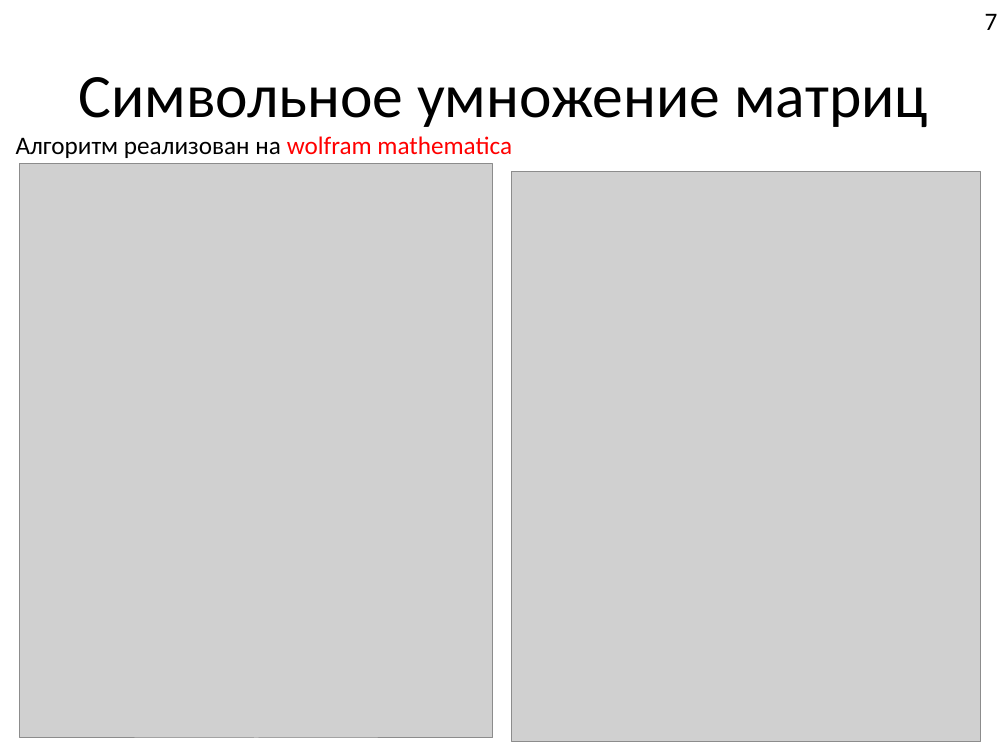
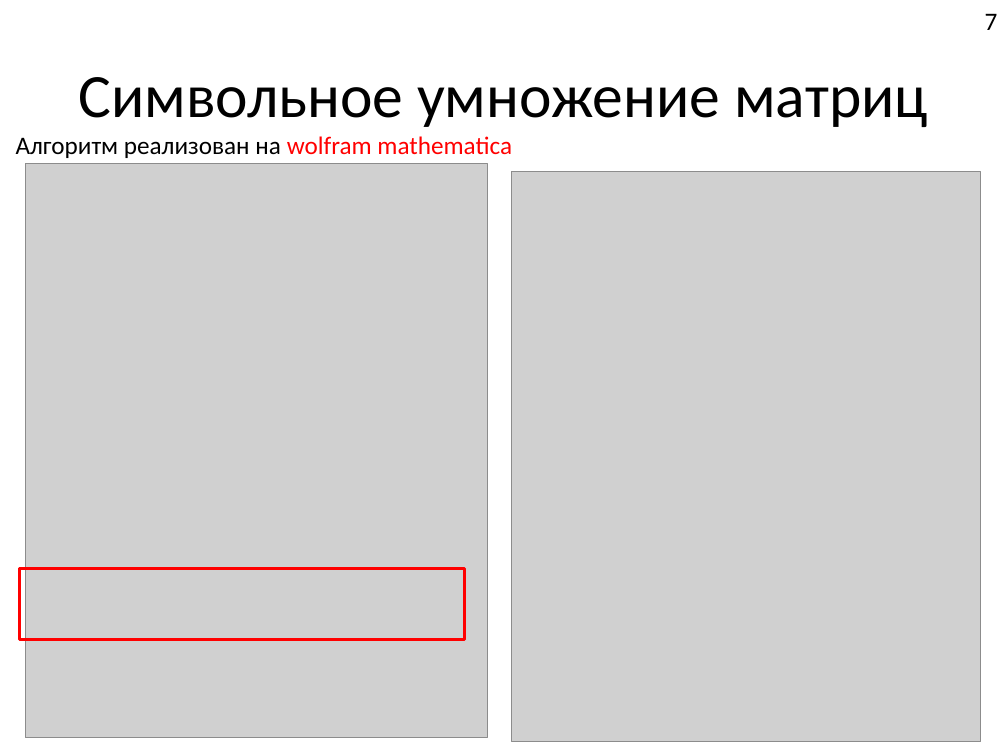
Before and after one commit to FeelUsM/zadrotstvo1, a slide deck: slide 7 of LaTeX-поделки/Системы спинов 1.pptx. Drawn at 1008x756 pixels with LibreOffice and Linux fonts; fonts in the diff are those of the drawing; grey boxes stand for pictures. Boxes give left, top, right and bottom in pixels: in the first picture for what was removed or moved away, otherwise in the second. Text is boxed around its words. In the diff, an @@ line names an element or a change of style, - is before the commit and + after.

```diff
--- a/LaTeX-поделки/Системы спинов 1.pptx
+++ b/LaTeX-поделки/Системы спинов 1.pptx
@@ picture: place and size @@
-picture at (20, 163, 493, 738)
+picture at (25, 163, 487, 738)
@@ rectangle added at (20, 569, 465, 640), outline #FF0000 2 pt @@
```
Also in this commit, not shown: 12 other slides changed, 25 other files.
